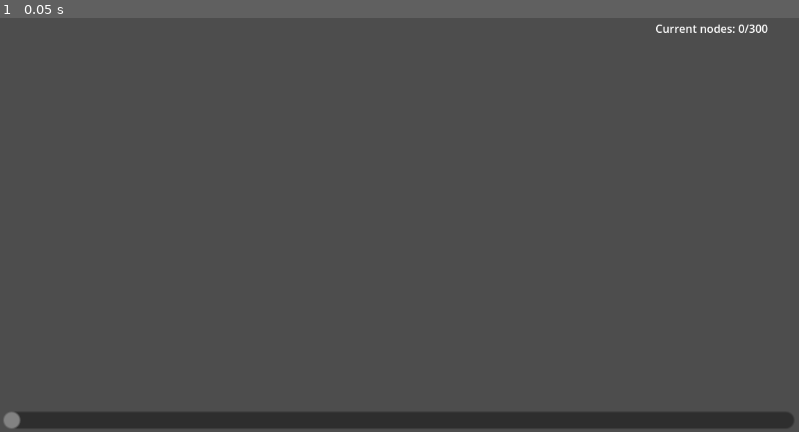
Above: before the commit, frame 1.
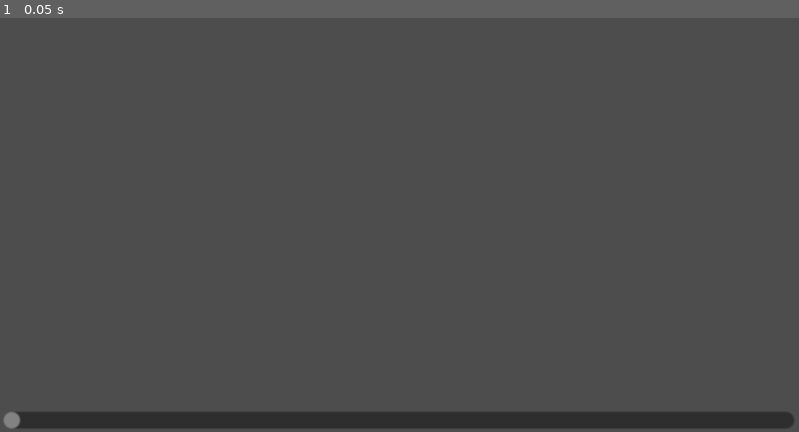
Above: after the commit, the same moment.

Repository: Th3F4ult/I-love-balls-Godot
Game: Godot game, scene res://SCENE.tscn
Two runs of this game, one before a commit and one after it. Both use one fixed random seed, a clock stepped at 60 frames per second and the inputs below.
Inputs:
- Up to frame 1 (0.05 s): no input

The runs differ from the first frame. In frame 1, 0.2% of the frame differs, in the area x 82-97%, y 1-4%.
Error after the commit: Parse Error: Preload file "res://Scene_Booster.tscn" does not exist. (res://SCENE.tscn::GDScript_mokoy:36)

Commit message:
Add a bunch of stuff, re-made the menu system

Diff:
--- a/DOT.tscn
+++ b/DOT.tscn
@@ -13,7 +13,7 @@
 [sub_resource type="CircleShape2D" id="CircleShape2D_pfj8g"]
 radius = 6.0
 
-[node name="CharacterBody2D" type="RigidBody2D"]
+[node name="CharacterBody2D" type="RigidBody2D" groups=["ball"]]
 script = SubResource("GDScript_q2h7j")
 
 [node name="CollisionShape2D" type="CollisionShape2D" parent="."]
--- a/NODE_DELETE.tscn
+++ b/NODE_DELETE.tscn
@@ -6,6 +6,10 @@
 script/source = "extends Area2D
 func DELETE(body):
 	body.queue_free()
+
+
+func TEST(area):
+	area.queue_free()
 "
 
 [sub_resource type="RectangleShape2D" id="RectangleShape2D_ifrg4"]
@@ -21,4 +25,5 @@
 [node name="Sprite2D" type="Sprite2D" parent="."]
 texture = ExtResource("1_oew8o")
 
+[connection signal="area_entered" from="." to="." method="TEST"]
 [connection signal="body_entered" from="." to="." method="DELETE"]
--- a/SCENE.tscn
+++ b/SCENE.tscn
@@ -4,9 +4,9 @@
 script/source = "extends Node2D
 var globpos = 0
 func _process(delta):
-	$CanvasLayer/Label.text = str(\"Current nodes: \", self.get_children().size()-7, \"/300\")
+	$CanvasLayer/Label.text = str(\"Current nodes: \", self.get_children().size()-9, \"/500\")
 func _input(event):
-	if Input.is_action_pressed(\"click\") and self.get_children().size()-7 <= 300:
+	if Input.is_action_pressed(\"click\") and self.get_children().size()-9 <= 500:
 		Generate(event[\"position\"]+Vector2(globpos,0))
 	if Input.is_action_just_pressed(\"click2\"):
 		$PopupMenu.position = event[\"position\"]
@@ -31,19 +31,15 @@
 func POPUP(index):
 	match index:
 		0: get_tree().change_scene_to_file(\"res://SCENE.tscn\")
-		1: var triangle = preload(\"res://NODE_TRIANGLE.tscn\").instantiate(); triangle.position = $PopupMenu.position+Vector2i(globpos,0); add_child(triangle)
-		2: var hopper = preload(\"res://NODE_HOPPER.tscn\").instantiate(); hopper.position = $PopupMenu.position+Vector2i(globpos,0); add_child(hopper)
-		3: var box = preload(\"res://NODE_BOX.tscn\").instantiate(); box.position = $PopupMenu.position+Vector2i(globpos,0); add_child(box)
-		4: var kill = preload(\"res://NODE_DELETE.tscn\").instantiate(); kill.position = $PopupMenu.position+Vector2i(globpos,0); add_child(kill)
-		5: var generator = preload(\"res://NODE_GENERATOR.tscn\").instantiate(); generator.mode = \"slow\"; generator.position = $PopupMenu.position+Vector2i(globpos,0); add_child(generator)
-		6: var generator = preload(\"res://NODE_GENERATOR.tscn\").instantiate(); generator.mode = \"fast\"; generator.position = $PopupMenu.position+Vector2i(globpos,0); add_child(generator)
-		7: get_tree().paused = not get_tree().paused; $PopupMenu.toggle_item_checked(7)
-		8: if $RayCast2D.get_collider(): $RayCast2D.get_collider().queue_free()
-		9: $PopupMenu2.popup_centered()
-		10: if $RayCast2D.get_collider(): $RayCast2D.get_collider().scale = Vector2(-1,1)
-
-
-
+		1: get_tree().paused = not get_tree().paused; $PopupMenu.toggle_item_checked(1)
+		2: $PopupMenu3.position = $PopupMenu.position; $PopupMenu3.popup()
+		3: $PopupMenu4.position = $PopupMenu.position; $PopupMenu4.popup()
+		4: $PopupMenu2.position = $PopupMenu.position; $PopupMenu2.popup()
+		5: var deletor = preload(\"res://NODE_DELETE.tscn\").instantiate(); deletor.position = $PopupMenu.position+Vector2i(globpos,0); add_child(deletor)
+		6: var bounce = preload(\"res://Scene_Booster.tscn\").instantiate(); bounce.position = $PopupMenu.position+Vector2i(globpos,0); bounce.BounceStr = -1000; add_child(bounce)
+		7: var bounce = preload(\"res://Scene_Booster.tscn\").instantiate(); bounce.position = $PopupMenu.position+Vector2i(globpos,0); bounce.BounceStr = -500; add_child(bounce)
+		8: var conveyor = preload(\"res://Conveyor.tscn\").instantiate(); conveyor.position = $PopupMenu.position+Vector2i(globpos,0); conveyor.Speed = -500; add_child(conveyor)
+		9: var conveyor = preload(\"res://Conveyor.tscn\").instantiate(); conveyor.position = $PopupMenu.position+Vector2i(globpos,0); conveyor.Speed = -2000; add_child(conveyor)
 func LOAD_NEW(index):
 	match index:
 		0:
@@ -80,6 +76,25 @@
 func MOVE(value):
 	globpos = value*100
 	$Camera2D.position.x = 578+(value*100)
+
+
+func Create(index):
+	match index:
+		0: var triangle = preload(\"res://NODE_TRIANGLE.tscn\").instantiate(); triangle.position = $PopupMenu.position+Vector2i(globpos,0); add_child(triangle)
+		1: var hopper = preload(\"res://NODE_HOPPER.tscn\").instantiate(); hopper.position = $PopupMenu.position+Vector2i(globpos,0); add_child(hopper)
+		2: var box = preload(\"res://NODE_BOX.tscn\").instantiate(); box.position = $PopupMenu.position+Vector2i(globpos,0); add_child(box)
+		3: var generator = preload(\"res://NODE_GENERATOR.tscn\").instantiate(); generator.mode = \"slow\"; generator.position = $PopupMenu.position+Vector2i(globpos,0); add_child(generator)
+		4: var generator = preload(\"res://NODE_GENERATOR.tscn\").instantiate(); generator.mode = \"fast\"; generator.position = $PopupMenu.position+Vector2i(globpos,0); add_child(generator)
+
+
+func EDIT(index):
+	match index:
+		0: if $RayCast2D.get_collider(): $RayCast2D.get_collider().scale = Vector2(-1,1)
+		1: if $RayCast2D.get_collider(): $RayCast2D.get_collider().scale = Vector2(1,-1)
+		2: if $RayCast2D.get_collider(): $RayCast2D.get_collider().queue_free()
+		3: if $RayCast2D.get_collider(): $RayCast2D.get_collider().scale = Vector2(2,2)
+		4: if $RayCast2D.get_collider(): $RayCast2D.get_collider().scale = Vector2(0.5,0.5)
+		5: if $RayCast2D.get_collider(): $RayCast2D.get_collider().scale = Vector2(1,1)
 "
 
 [sub_resource type="RectangleShape2D" id="RectangleShape2D_qwj7u"]
@@ -115,30 +130,43 @@
 [node name="PopupMenu" type="PopupMenu" parent="."]
 process_mode = 3
 size = Vector2i(235, 278)
-item_count = 11
+item_count = 10
 item_0/text = "Restart"
 item_0/id = 0
-item_1/text = "Add triangle"
-item_1/id = 1
-item_2/text = "Add hopper"
+item_1/text = "Pause"
+item_1/checkable = 1
+item_1/id = 1
+item_2/text = "Create..."
+item_2/id = 4
+item_3/text = "Edit..."
+item_3/id = 3
+item_4/text = "Load composition"
+item_4/id = 4
+item_5/text = "Special: Deletion Area"
+item_5/id = 5
+item_6/text = "Special: Bouncer (Big bounce)"
+item_6/id = 6
+item_7/text = "Special: Bouncer (small bounce)"
+item_7/id = 7
+item_8/text = "Special: Conveyor (Slow)"
+item_8/id = 8
+item_9/text = "Special: Conveyor (Fast)"
+item_9/id = 9
+
+[node name="PopupMenu3" type="PopupMenu" parent="."]
+process_mode = 3
+size = Vector2i(235, 278)
+item_count = 5
+item_0/text = "...Triangle"
+item_0/id = 0
+item_1/text = "...Hopper"
+item_1/id = 1
+item_2/text = "...Box"
 item_2/id = 2
-item_3/text = "Add box"
-item_3/id = 3
-item_4/text = "Add delete area"
+item_3/text = "......Generator (Slow)"
+item_3/id = 3
+item_4/text = "......Generator (Fast)"
 item_4/id = 4
-item_5/text = "Add generator"
-item_5/id = 5
-item_6/text = "Add generator (fast)"
-item_6/id = 6
-item_7/text = "Pause"
-item_7/checkable = 2
-item_7/id = 7
-item_8/text = "Remove this element"
-item_8/id = 8
-item_9/text = "Load composition"
-item_9/id = 9
-item_10/text = "Flip element"
-item_10/id = 10
 
 [node name="FileDialog" type="FileDialog" parent="."]
 title = "Open a File"
@@ -172,8 +200,25 @@
 offset_right = 985.0
 offset_bottom = 204.0
 
+[node name="PopupMenu4" type="PopupMenu" parent="."]
+item_count = 6
+item_0/text = "...Flip (x)"
+item_0/id = 0
+item_1/text = "...Flip (y)"
+item_1/id = 1
+item_2/text = "...Remove"
+item_2/id = 2
+item_3/text = "...Make big"
+item_3/id = 3
+item_4/text = "...Make small"
+item_4/id = 4
+item_5/text = "...Restore"
+item_5/id = 5
+
 [connection signal="index_pressed" from="PopupMenu2" to="." method="LOAD_NEW"]
 [connection signal="body_entered" from="Area2D" to="." method="DELETE"]
 [connection signal="index_pressed" from="PopupMenu" to="." method="POPUP"]
+[connection signal="index_pressed" from="PopupMenu3" to="." method="Create"]
 [connection signal="file_selected" from="FileDialog" to="." method="SPAWN_SCENE_CUST"]
 [connection signal="value_changed" from="CanvasLayer/HScrollBar" to="." method="MOVE"]
+[connection signal="index_pressed" from="PopupMenu4" to="." method="EDIT"]
